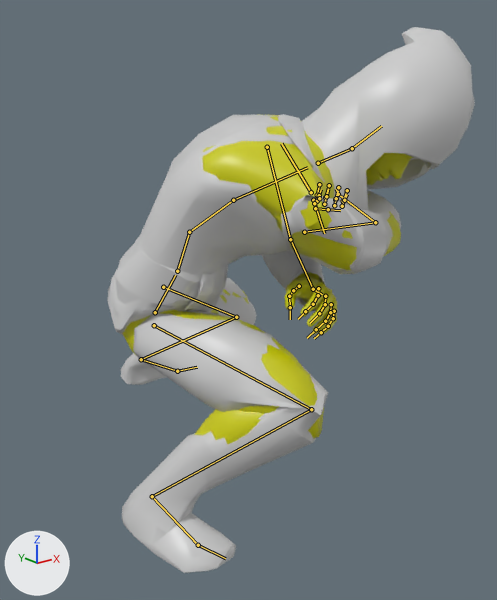
The glTF model assets/models/character/guardian_archer.glb: old version first, new version second.
Rendered twice from a 50 mm camera at (-0.965, -1.433, 1.066) aimed at (0.126, -0.07, 0.52). The lights are fixed; the arrows at lower left show +X, +Y and +Z. The older version comes first. Both versions are drawn at frame 16 of the action 'SwordSlash'; the numbers are the values there. The bones that change, and the others that lie on the model, are drawn over the model as lines.

In view in the first picture: 'StoneArcher'.
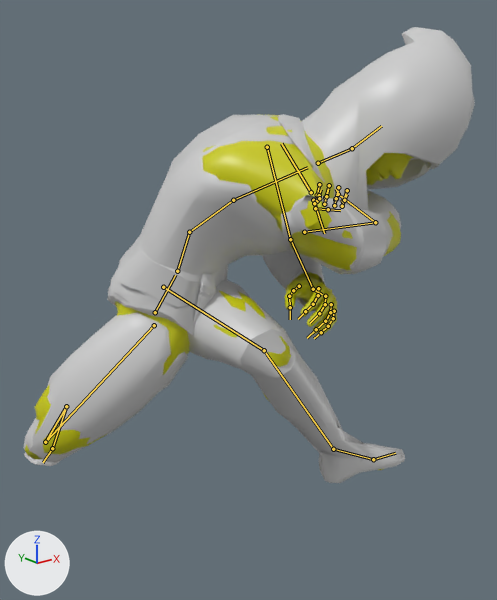
Diff of the bpy script that builds the scene:
```diff
--- a/assets/models/character/guardian_archer.glb.py
+++ b/assets/models/character/guardian_archer.glb.py
@@ bone_thigh_l @@
 bone_thigh_l = bpy.data.objects['StatueRig'].pose.bones['thigh_l']  # child of 'pelvis'
-bone_thigh_l.rotation_quaternion = (0.848, -0.322, 0.007, -0.42)  # degrees (-35, -15, -48)
+bone_thigh_l.rotation_quaternion = (0.511, -0.725, 0.426, 0.177)  # degrees (-125, 44, -37)
@@ bone_calf_l @@
 bone_calf_l = bpy.data.objects['StatueRig'].pose.bones['calf_l']  # child of 'thigh_l'
-bone_calf_l.rotation_quaternion = (0.816, 0.576, -0.037, 0.034)  # degrees (70, -6, 1)
+bone_calf_l.rotation_quaternion = (0.738, 0.659, 0.079, -0.126)  # degrees (83, 16, -5)
@@ bone_foot_l @@
 bone_foot_l = bpy.data.objects['StatueRig'].pose.bones['foot_l']  # child of 'calf_l'
-bone_foot_l.rotation_quaternion = (0.874, -0.175, -0.39, 0.228)  # degrees (-37, -37, 42)
+bone_foot_l.rotation_quaternion = (0.704, 0.216, -0.503, -0.452)  # degrees (62, -31, -84)
@@ bone_thigh_r @@
 bone_thigh_r = bpy.data.objects['StatueRig'].pose.bones['thigh_r']  # child of 'pelvis'
-bone_thigh_r.rotation_quaternion = (0.72, -0.597, -0.002, 0.352)  # degrees (-72, 25, 34)
+bone_thigh_r.rotation_quaternion = (0.949, 0.248, 0.18, 0.074)  # degrees (32, 18, 14)
@@ bone_calf_r @@
 bone_calf_r = bpy.data.objects['StatueRig'].pose.bones['calf_r']  # child of 'thigh_r'
-bone_calf_r.rotation_quaternion = (0.501, 0.857, 0.051, -0.11)  # degrees (119, 14, -1)
+bone_calf_r.rotation_quaternion = (0.606, 0.463, 0.548, -0.344)  # degrees (99, 79, 29)
@@ bone_foot_r @@
 bone_foot_r = bpy.data.objects['StatueRig'].pose.bones['foot_r']  # child of 'calf_r'
-bone_foot_r.rotation_quaternion = (0.913, -0.368, 0.171, -0.044)  # degrees (-46, 16, -12)
+bone_foot_r.rotation_quaternion = (0.764, -0.46, 0.207, -0.402)  # degrees (-61, -3, -54)
```

Where the change shows, as pixel boxes (x1, y1, x2, y2) in the pictures (497 x 600 px):
'StoneArcher', posed (22% wider, 16% shorter)
    before: (107, 27, 475, 573)
    after: (24, 27, 475, 483)
bone 'thigh_l', root to tip
    before: (163, 287) to (236, 317)
    after: (163, 287) to (264, 350)
bone 'calf_l', root to tip
    before: (236, 317) to (141, 359)
    after: (264, 350) to (333, 449)
bone 'foot_l', root to tip
    before: (141, 359) to (177, 371)
    after: (333, 449) to (373, 459)
bone 'thigh_r', root to tip
    before: (154, 325) to (311, 409)
    after: (154, 325) to (45, 442)
bone 'calf_r', root to tip
    before: (311, 409) to (152, 496)
    after: (45, 442) to (66, 406)
bone 'foot_r', root to tip
    before: (152, 496) to (198, 545)
    after: (66, 406) to (52, 448)
